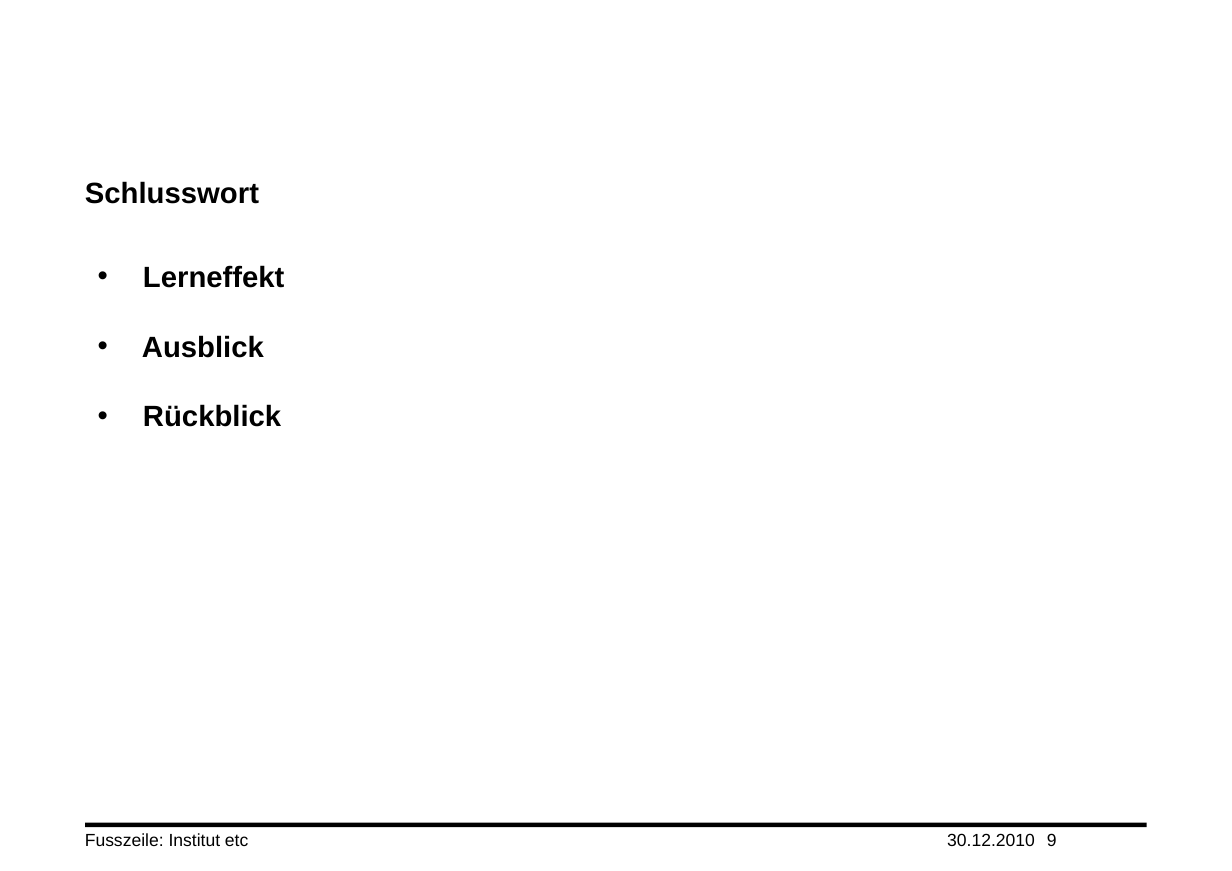
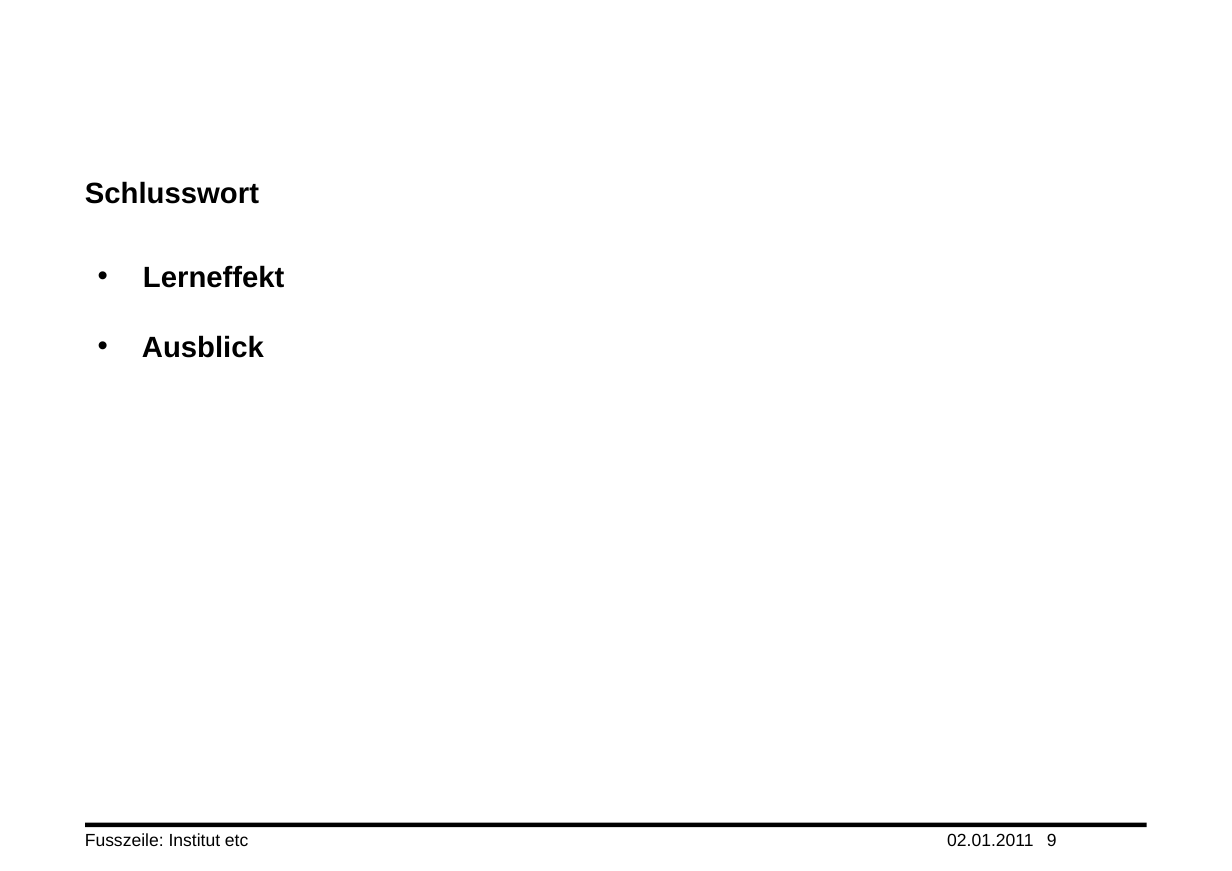
Before and after one commit to yuai/newtonscheaxiom, a slide deck: slide 9 of wiki/truong_xander.pptx. Drawn at 1232x871 pixels with LibreOffice and Linux fonts; fonts in the diff are those of the drawing; background and template pictures are left out. Boxes give left, top, right and bottom in pixels: in the first picture for what was removed or moved away, otherwise in the second. Text is boxed around its words. In the diff, an @@ line names an element or a change of style, - is before the commit and + after.

```diff
--- a/wiki/truong_xander.pptx
+++ b/wiki/truong_xander.pptx
@@ text at box(143, 404, 281, 427): paragraph removed @@
-• Rückblick
@@ text at box(947, 833, 1033, 846): text changed @@
-30.12.2010
+02.01.2011
```
Also in this commit, not shown: 9 other slides changed.
